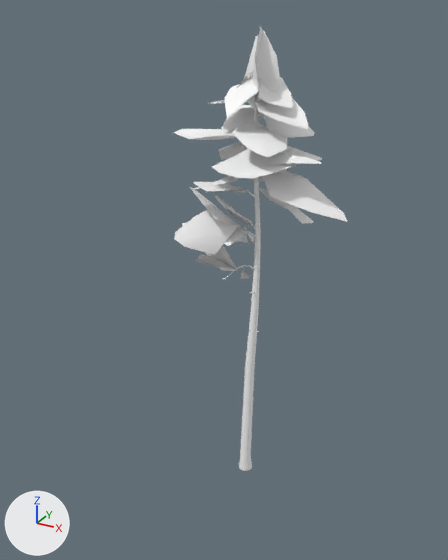
Before and after pictures for a commit that changed the FBX model Assets/Enciroment_Assets/Foilage/Models/SM_Pine_2.fbx.
One viewpoint serves both versions: a 50 mm camera at (7.71, -15.35, 14.46) aimed at (-0.13, -1.09, 7.33). The axes (+X, +Y, +Z) are drawn at lower left. The lights are the same throughout. Where no turn or scale is listed for an object, it has been applied to the vertices.

Objects in the first picture: 'Trunk1', 'group2'.
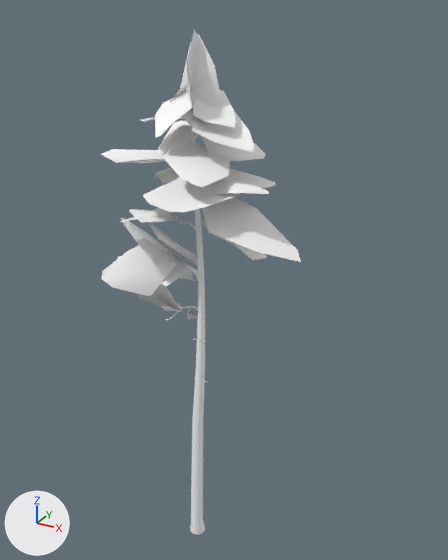
The change in detail:
me_mesh is used by ob_trunk1; location (-0.33, 0.45, 6.39).
me_mesh had 451 vertices, 721 faces and spanned x -0.81..0.81, y -0.72..0.72, z -6.65..6.65.
me_mesh now has 965 vertices, 1173 faces and spans x -2.43..2.93, y -1.67..2.39, z -0.27..14.02.
me_mesh part 1: the loose piece of 43 vertices spanning x -0.81..0.56, y -0.16..0.22, z 0.1..0.82 is moved by (-0.38, 0.26, 6.37).
me_mesh part 2: the loose piece of 21 vertices spanning x -0.4..0.56, y -0.37..-0.23, z 1.88..2.31 is moved by (-0.38, 0.26, 6.37).
me_mesh part 3: the loose piece of 146 vertices spanning x 0.12..0.7, y -0.48..-0.01, z -6.65..6.65 is moved by (-0.38, 0.26, 6.37).
me_mesh part 4: the loose piece of 61 vertices spanning x -0.26..0.49, y -0.15..0.15, z 2.97..3.2 is moved by (-0.38, 0.26, 6.37).
me_mesh part 5: 514 vertices added at x -2.43..2.93, y -1.67..2.39, z 6.34..14.02.
me_mesh now uses material mat_lambert2 (white #ffffff).
Object 'Trunk1' (ob_trunk1) moves from (-0.33, 0.45, 6.39) to (0.05, -3.07, 0.02).
Object 'group2' (ob_group2) is deleted.

Pixel boxes (x1, y1, x2, y2) of what changed, in the pictures (448 x 560 px; the box of a moved part takes in the faces that stretch with it):
'Trunk1', reshaped, moved
    before: (223, 111, 261, 471)
    after: (101, 30, 301, 535)
'group2', deleted
    before: (173, 26, 348, 279)
part 1 of me_mesh, moved or reshaped
    before: (223, 265, 254, 279)
    after: (166, 306, 198, 320)
part 2 of me_mesh, moved or reshaped
    before: (243, 226, 255, 237)
    after: (183, 262, 198, 276)
part 3 of me_mesh, moved or reshaped
    before: (239, 111, 261, 471)
    after: (190, 82, 205, 535)
part 4 of me_mesh, moved or reshaped
    before: (238, 190, 254, 197)
    after: (179, 220, 195, 229)
part 5 of me_mesh, added
    after: (101, 30, 301, 319)
